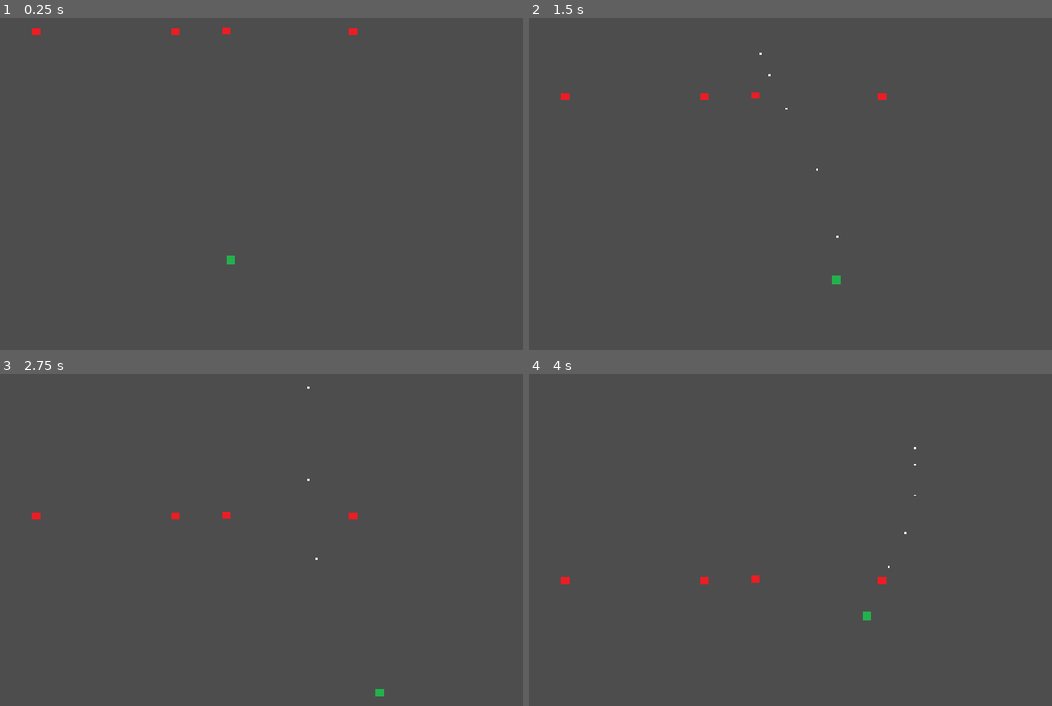
Above: before the commit, frames 1-4 (two rows, left to right).
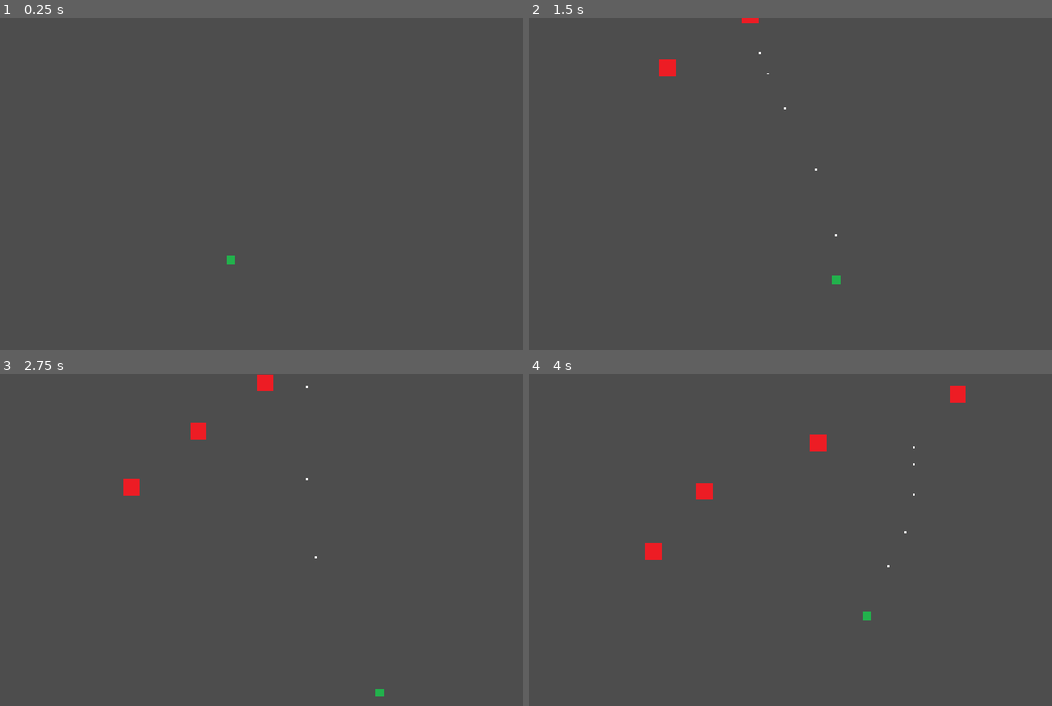
Above: after the commit, the same moments.

Repository: czechshoutcast-stack/Signal-Brick-Lost-
Game: Godot game, scene res://sceny/main.tscn
Same seed, same stepped clock (60 frames per second), same inputs: the game is played once before the commit and once after it.
Inputs:
- Up to frame 1 (0.25 s): no input
- Up to frame 2 (1.5 s): tap Enter (ui_accept) at 0.5, 0.6, 0.77, 1.07, 1.35 s; hold Right (ui_right) 0.53-1.28 s; hold Down (ui_down) from 1.28 s (still down)
- Up to frame 3 (2.75 s): tap Enter (ui_accept) at 1.52, 1.82, 2.1 s; release Down (ui_down) at 2.03 s; hold Right (ui_right) from 2.03 s (still down)
- Up to frame 4 (4 s): release Right (ui_right) at 2.78 s; hold Up (ui_up) 2.78-3.53 s; tap Enter (ui_accept) at 2.85, 3.02, 3.32, 3.6, 3.77 s; hold Left (ui_left) from 3.53 s (still down)

The runs differ from the first frame. In frame 1, 0.1% of the frame differs, in the area x 6-69%, y 2-6%; in frame 2, 0.4%; in frame 3, 0.6%; in frame 4, 0.8%, in the area x 6-84%, y 3-64%.

Commit message:
Add files via upload

Diff:
--- a/signal--brick--lost/sceny/asteroid.tscn
+++ b/signal--brick--lost/sceny/asteroid.tscn
@@ -4,8 +4,9 @@
 [ext_resource type="Texture2D" uid="uid://1xxgpt0lv7pa" path="res://placeholders/Enemy_holder.png" id="1_kbnod"]
 
 [sub_resource type="RectangleShape2D" id="RectangleShape2D_ek1uo"]
+size = Vector2(20, 23.923077)
 
-[node name="Asteroid" type="Node2D" unique_id=281772069]
+[node name="Asteroid" type="Area2D" unique_id=133832144]
 script = ExtResource("1_ek1uo")
 
 [node name="Sprite2D" type="Sprite2D" parent="." unique_id=423775653]
@@ -13,6 +14,7 @@
 scale = Vector2(1, 0.8125)
 texture = ExtResource("1_kbnod")
 
-[node name="CollisionShape2D" type="CollisionShape2D" parent="Sprite2D" unique_id=650620617]
-position = Vector2(559, 1)
+[node name="CollisionShape2D" type="CollisionShape2D" parent="." unique_id=650620617]
+position = Vector2(177, -2.3841858e-07)
+scale = Vector2(1, 0.8125)
 shape = SubResource("RectangleShape2D_ek1uo")
--- a/signal--brick--lost/sceny/bullet.tscn
+++ b/signal--brick--lost/sceny/bullet.tscn
@@ -2,6 +2,8 @@
 
 [ext_resource type="Texture2D" uid="uid://blgn02rlmoqha" path="res://placeholders/bullet_holder.png" id="1_n8whv"]
 [ext_resource type="Script" uid="uid://cc0h6ixksf285" path="res://scripts/bullet.gd" id="1_wcijj"]
+
+[sub_resource type="RectangleShape2D" id="RectangleShape2D_wcijj"]
 
 [node name="Bullet" type="Area2D" unique_id=481244299]
 script = ExtResource("1_wcijj")
@@ -10,3 +12,6 @@
 texture = ExtResource("1_n8whv")
 
 [node name="CollisionShape2D" type="CollisionShape2D" parent="." unique_id=614568057]
+shape = SubResource("RectangleShape2D_wcijj")
+
+[connection signal="area_entered" from="." to="." method="_on_area_entered"]
--- a/signal--brick--lost/sceny/main.tscn
+++ b/signal--brick--lost/sceny/main.tscn
@@ -1,26 +1,17 @@
 [gd_scene format=3 uid="uid://xmfn6s2ueuvx"]
 
+[ext_resource type="Script" uid="uid://dft4u2xaihc7a" path="res://scripts/Asteroid_spawner.gd" id="1_8gesx"]
 [ext_resource type="PackedScene" uid="uid://ctt84obhkg6fy" path="res://sceny/player.tscn" id="1_b4mbv"]
 [ext_resource type="PackedScene" uid="uid://8mjllx2bc0hk" path="res://sceny/asteroid.tscn" id="2_mh27j"]
 
 [node name="Node2D" type="Node2D" unique_id=1973364824]
 
-[node name="enemySpawner" type="Node" parent="." unique_id=465364048]
+[node name="AsteroidSpawner" type="Node2D" parent="." unique_id=237987079]
+script = ExtResource("1_8gesx")
+asteroid_scene = ExtResource("2_mh27j")
 
 [node name="ui" type="Node" parent="." unique_id=558766164]
 
 [node name="pozadí" type="Node" parent="." unique_id=82512948]
 
 [node name="Player" parent="." unique_id=947350675 instance=ExtResource("1_b4mbv")]
-
-[node name="Asteroid" parent="." unique_id=281772069 instance=ExtResource("2_mh27j")]
-position = Vector2(25, 4)
-
-[node name="Asteroid2" parent="." unique_id=1140704902 instance=ExtResource("2_mh27j")]
-position = Vector2(643, 4)
-
-[node name="Asteroid3" parent="." unique_id=769896284 instance=ExtResource("2_mh27j")]
-position = Vector2(296, 4)
-
-[node name="Asteroid4" parent="." unique_id=1290394909 instance=ExtResource("2_mh27j")]
-position = Vector2(396, 2)
--- /dev/null
+++ b/signal--brick--lost/scripts/Asteroid_spawner.gd
@@ -0,0 +1,23 @@
+extends Node2D
+
+@export var asteroid_scene: PackedScene
+@export var spawn_rate = 1
+
+func _ready():
+	randomize()
+	_spawn_loop()
+
+func _spawn_loop():
+	while true:
+		spawn_asteroid()
+		await get_tree().create_timer(spawn_rate).timeout
+
+func spawn_asteroid():
+	var a = asteroid_scene.instantiate()
+
+	a.position = Vector2(
+		randf_range(0, 1024),
+		-50
+	)
+
+	get_parent().add_child.call_deferred(a)
--- a/signal--brick--lost/scripts/asteroid.gd
+++ b/signal--brick--lost/scripts/asteroid.gd
@@ -1,9 +1,38 @@
-extends Node2D
+extends Area2D
 
-var speed = 100
+@export var speed = 100
+@export var size = 1 # 1 = velký, 2 = medium, 3 = malý
+
+var direction = Vector2.ZERO
+
+func _ready():
+	if direction == Vector2.ZERO:
+		direction = Vector2(randf_range(-0.5, 0.5), 1).normalized()
+
+	$Sprite2D.scale = Vector2.ONE * (2.0 / size)
 
 func _process(delta):
-	position.y += speed * delta
+	position += direction * speed * delta
 
 	if position.y >800:
-		position.y = -50
+		queue_free()
+
+func hit():
+	if size < 3:
+		for i in 2:
+			var new_ast = load("res://sceny/asteroid.tscn").instantiate()
+			new_ast.global_position = global_position + Vector2(
+				randf_range(-50, 50),
+				randf_range(-50, 50)
+				)
+
+			new_ast.size = size +1
+			new_ast.speed = speed * 1.3
+			new_ast.direction = Vector2(
+				randf_range(-1.0, 1.0),
+				randf_range(-1.0, 1.0)
+			).normalized()
+
+			get_parent().call_deferred("add_child", new_ast)
+
+	call_deferred("queue_free")
--- a/signal--brick--lost/scripts/bullet.gd
+++ b/signal--brick--lost/scripts/bullet.gd
@@ -1,4 +1,4 @@
-extends ColorRect
+extends Area2D
 
 var speed = 400
 
@@ -7,3 +7,8 @@
 
 	if position.y < -20:
 		queue_free()
+
+func _on_area_entered(area):
+	if area.has_method("hit"):
+		area.hit()
+		queue_free()
--- a/signal--brick--lost/scripts/movement.gd
+++ b/signal--brick--lost/scripts/movement.gd
@@ -1,6 +1,8 @@
 extends CharacterBody2D
 
 var speed = 200.0
+
+var bullet_scene = preload("res://sceny/bullet.tscn")
 
 @warning_ignore("unused_parameter")
 func _physics_process(delta):
@@ -22,9 +24,6 @@
 		shoot()
 
 func shoot():
-	var bullet = ColorRect.new()
-	bullet.color = Color.WHITE
-	bullet.size = Vector2(4, 4)
+	var bullet = bullet_scene.instantiate()
 	bullet.global_position = global_position + Vector2(0, -10)
-	bullet.set_script(load("res://scripts/bullet.gd"))
 	get_parent().add_child(bullet)
Not shown, added: signal--brick--lost/scripts/Asteroid_spawner.gd.uid
